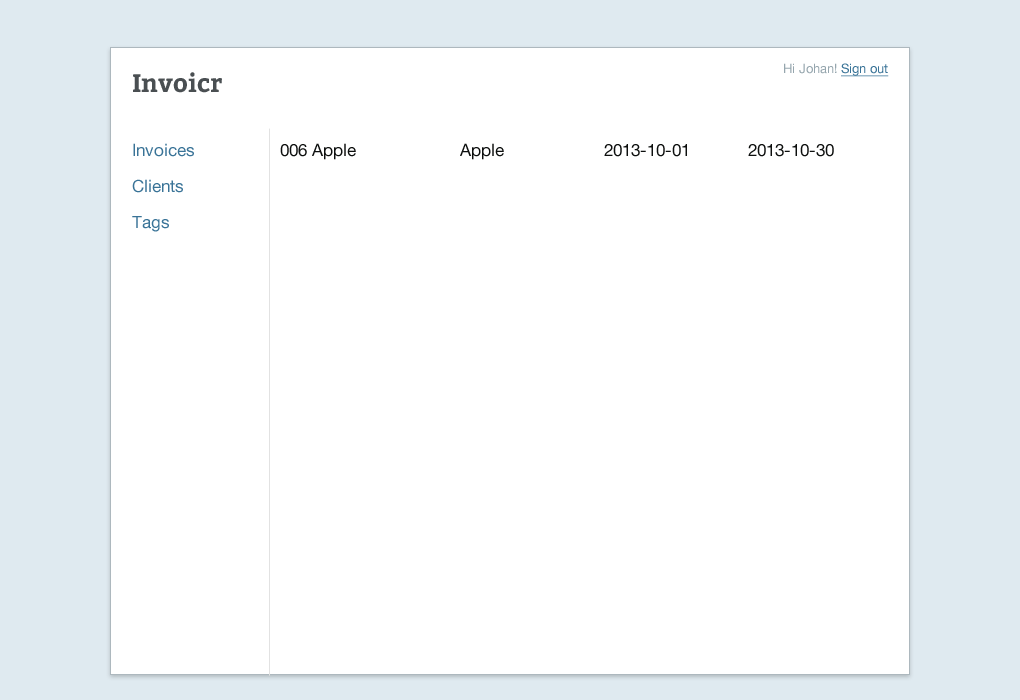
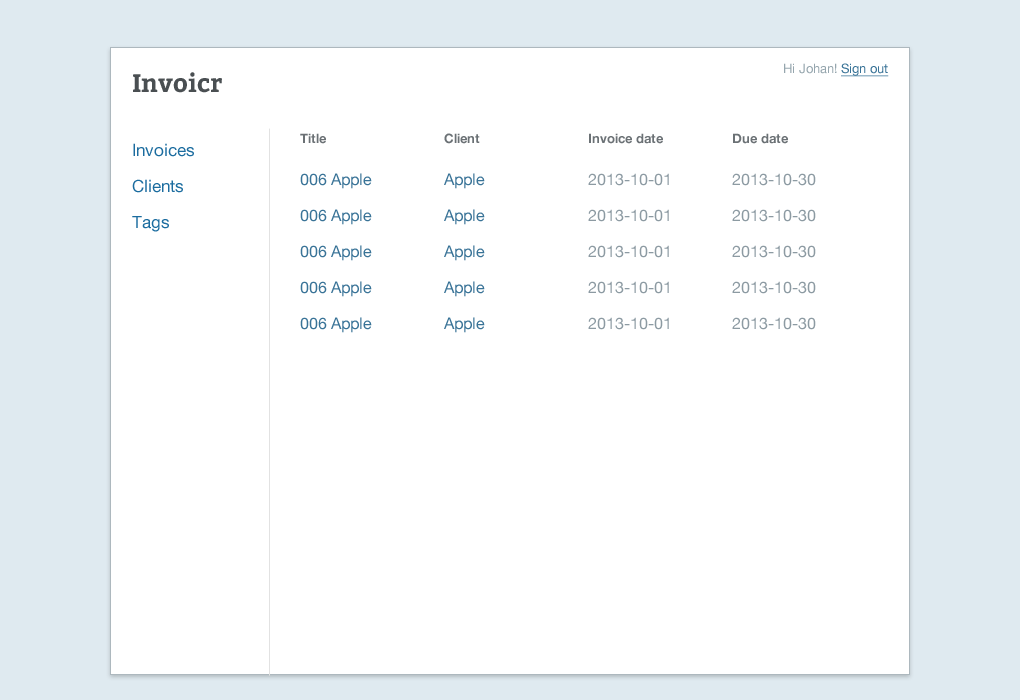
Before/after of a 1020 × 700 layered artwork. What changed in the layer stack:
added layer "Title Client Invoice date Due date" in group "Group 4" over <box>300,133,788,144</box>
renamed "006 Apple Apple 2013-10-01 2013-10-30" to "006 Apple Apple 2013-10-01 2013-10-30 006 Apple Apple 20", painted on it over <box>280,143,834,333</box>
painted on "Invoices Clients Tags" over <box>132,143,194,232</box>
